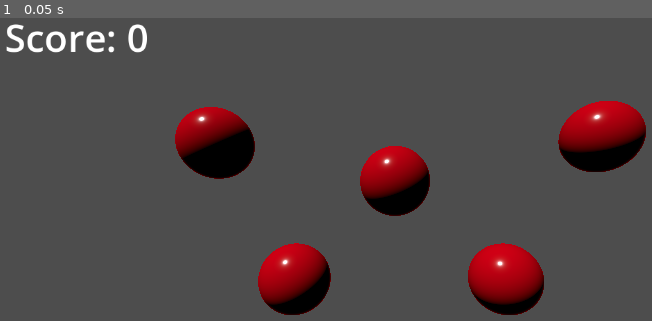
Above: before the commit, frame 1.
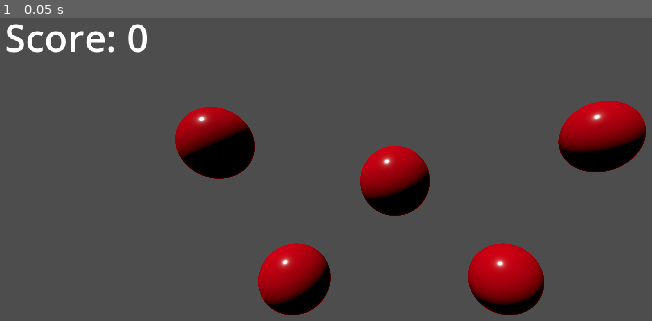
Above: after the commit, the same moment.

Repository: JeremyBarthelemy/NeuralVault
Game: Godot game, scene res://BalloonPopper/BalloonPopper.tscn
The game is run twice, just before and just after one commit, with the same random seed, the same clock (stepped at 60 frames per second) and the same inputs.
Inputs:
- Up to frame 1 (0.05 s): no input

The runs differ from the first frame. In frame 1, 0.2% of the frame differs, in the area x 1-23%, y 2-12%.

Commit message:
Work on Physics demo

Diff:
--- /dev/null
+++ b/miniprojects/Physics/Crate.tscn
@@ -0,0 +1,19 @@
+[gd_scene load_steps=3 format=3 uid="uid://cw0vnm7trfuat"]
+
+[ext_resource type="Texture2D" uid="uid://nu8pkp737r0w" path="res://Physics/Crate.png" id="1_72488"]
+
+[sub_resource type="RectangleShape2D" id="RectangleShape2D_hfrgb"]
+size = Vector2(18, 18)
+
+[node name="Crate" type="RigidBody2D"]
+gravity_scale = 0.0
+linear_damp = 3.0
+metadata/_edit_group_ = true
+
+[node name="Sprite" type="Sprite2D" parent="."]
+position = Vector2(-74, -18)
+texture = ExtResource("1_72488")
+
+[node name="CollisionShape2D" type="CollisionShape2D" parent="."]
+position = Vector2(-74, -18)
+shape = SubResource("RectangleShape2D_hfrgb")
--- /dev/null
+++ b/miniprojects/Physics/Physics.tscn
@@ -0,0 +1,14 @@
+[gd_scene load_steps=3 format=3 uid="uid://dx6j77fwm411i"]
+
+[ext_resource type="PackedScene" uid="uid://dgl87hsbagtw3" path="res://Physics/PhysicsPlayer.tscn" id="1_ry666"]
+[ext_resource type="PackedScene" uid="uid://cw0vnm7trfuat" path="res://Physics/Crate.tscn" id="2_eghp1"]
+
+[node name="Main" type="Node2D"]
+
+[node name="Player" parent="." instance=ExtResource("1_ry666")]
+
+[node name="Crate" parent="." instance=ExtResource("2_eghp1")]
+position = Vector2(13, 4)
+
+[node name="Camera2D" type="Camera2D" parent="."]
+zoom = Vector2(4, 4)
--- /dev/null
+++ b/miniprojects/Physics/PhysicsPlayer.gd
@@ -0,0 +1,8 @@
+extends RigidBody2D
+
+var hit_force : float = 50.0
+
+func _process(delta):
+	if Input.is_mouse_button_pressed(MOUSE_BUTTON_LEFT):
+		var dir = global_position.direction_to(get_global_mouse_position())
+		apply_impulse(dir * hit_force)
--- /dev/null
+++ b/miniprojects/Physics/PhysicsPlayer.tscn
@@ -0,0 +1,20 @@
+[gd_scene load_steps=4 format=3 uid="uid://dgl87hsbagtw3"]
+
+[ext_resource type="Script" uid="uid://dktsms4t3k1ow" path="res://Physics/PhysicsPlayer.gd" id="1_1blms"]
+[ext_resource type="Texture2D" uid="uid://dmcjjvlis43wx" path="res://Physics/PhysicsCharacter.png" id="2_g202c"]
+
+[sub_resource type="RectangleShape2D" id="RectangleShape2D_8qjul"]
+size = Vector2(18, 18)
+
+[node name="Player" type="RigidBody2D"]
+mass = 5.0
+gravity_scale = 0.0
+linear_damp = 1.0
+script = ExtResource("1_1blms")
+metadata/_edit_group_ = true
+
+[node name="Sprite" type="Sprite2D" parent="."]
+texture = ExtResource("2_g202c")
+
+[node name="CollisionShape2D" type="CollisionShape2D" parent="."]
+shape = SubResource("RectangleShape2D_8qjul")
--- a/miniprojects/project.godot
+++ b/miniprojects/project.godot
@@ -14,3 +14,7 @@
 run/main_scene="uid://xcpumbrgerpq"
 config/features=PackedStringArray("4.4", "Forward Plus")
 config/icon="res://icon.svg"
+
+[rendering]
+
+textures/canvas_textures/default_texture_filter=0
Binary file added: miniprojects/Physics/Crate.png
Not shown, added: miniprojects/Physics/Crate.png.import
Binary file added: miniprojects/Physics/PhysicsCharacter.png
Not shown, added: miniprojects/Physics/PhysicsCharacter.png.import
Not shown, added: miniprojects/Physics/PhysicsPlayer.gd.uid
